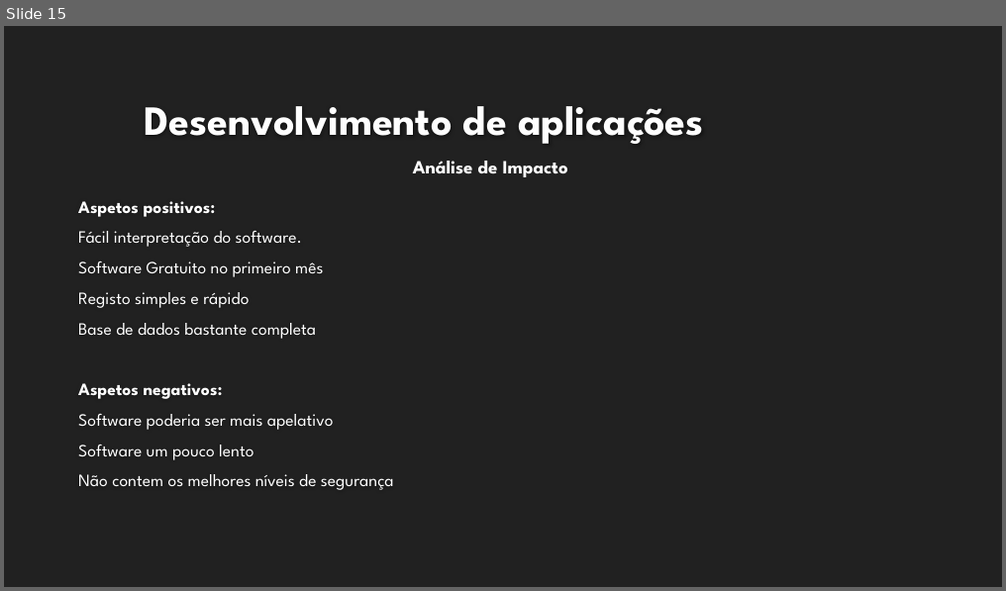
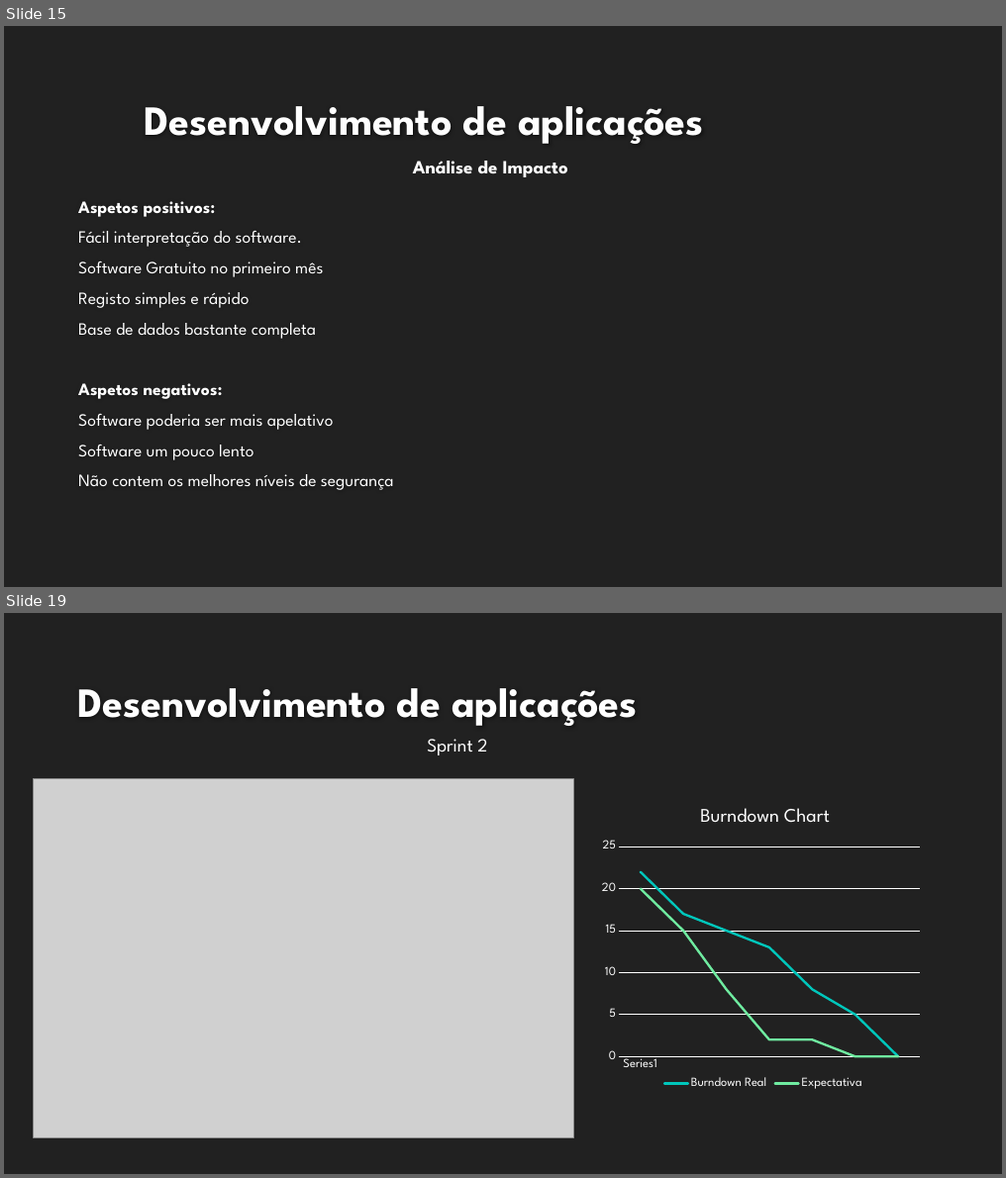
Before and after one commit to 2180687/PHP-Shut-the-box-2020, a slide deck: doc/Projeto de Metodologias de Desenvolvimento de software.pptx. Shown one above the other, each under a label of ours: slide 15 before the commit, slides 15 and 19 after it; the slides between them are not shown. The pictures are 1006x591 and 1006x1178 pixels, drawn with LibreOffice and Linux fonts; fonts in the diff are those of the drawing; grey boxes stand for pictures; background and template pictures are left out. Boxes give left, top, right and bottom in pixels: in the first picture for what was removed or moved away, otherwise in the second. Text is boxed around its words. In the diff, an @@ line names an element or a change of style, - is before the commit and + after.

Commit message:
Atualização do powerpoint de mds
Foi posto o Sprint relativo a DA e os respetivos burndown charts

```diff
--- a/doc/Projeto de Metodologias de Desenvolvimento de software.pptx
+++ b/doc/Projeto de Metodologias de Desenvolvimento de software.pptx
@@ slide 19 added at [4, 613, 1002, 1174], background #212121 @@
@@ title added at [78, 688, 637, 726], 40 pt, text #FEFEFE, bold @@
+Desenvolvimento de aplicações
@@ text added at [427, 739, 487, 756], 18 pt, text #FFFFFF @@
+Sprint 2
@@ picture added at [33, 779, 573, 1138] @@
@@ line chart added at [592, 795, 936, 1093] @@
+title "Burndown Chart "
+categories: , , , , , , 
+Burndown Real: 22, 17, 15, 13, 8, 5, 0
+Expectativa: 20, 15, 8, 2, 2, 0, 0
```
Also in this commit, not shown: 1 slide changed, 2 other slides added.
